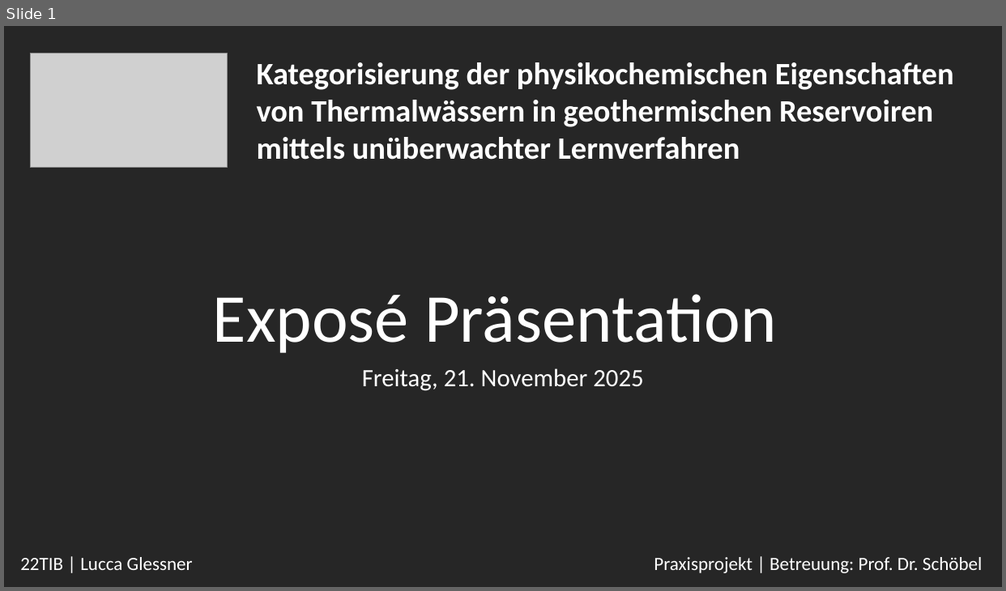
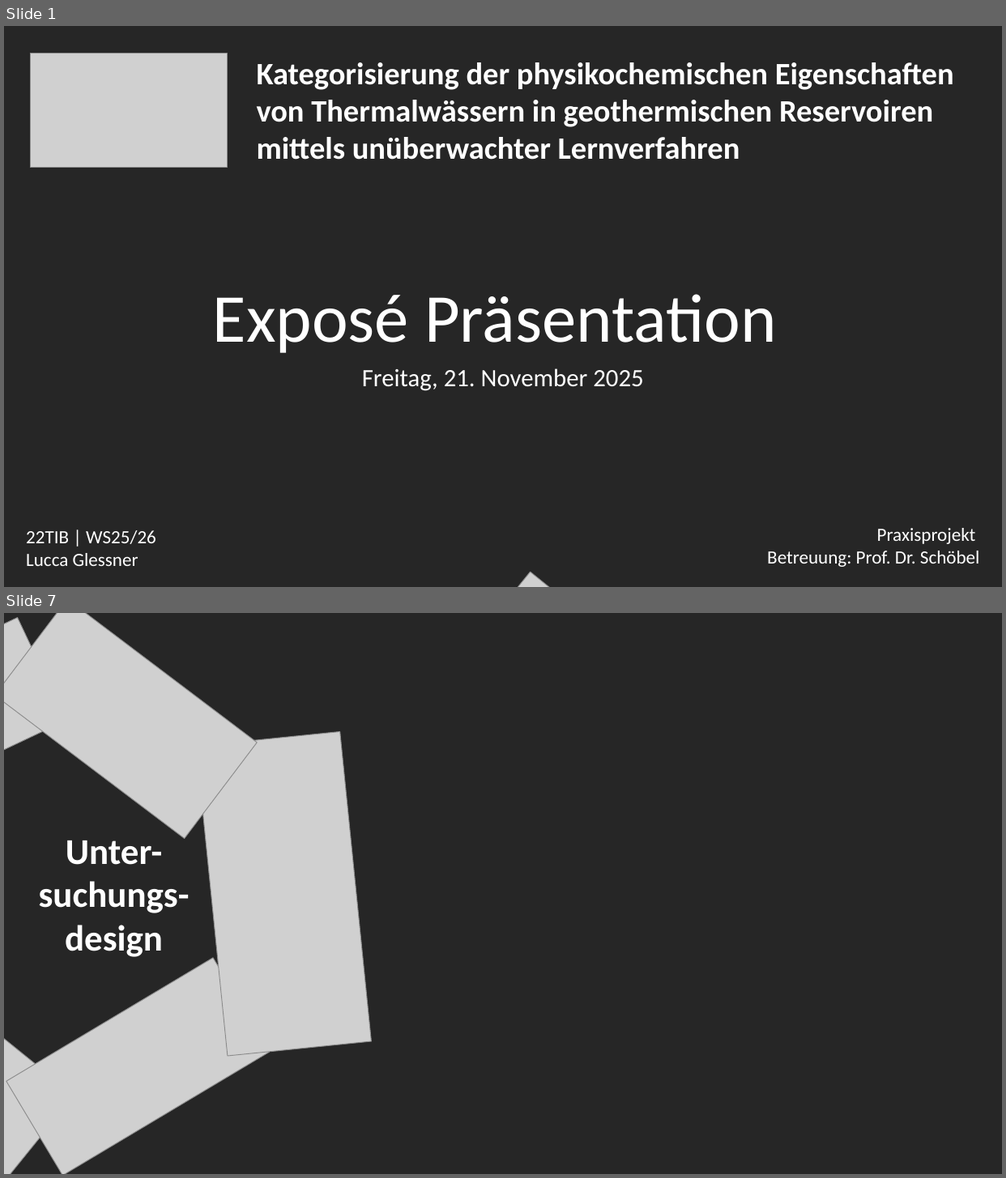
Before and after one commit to luccaglessner/Abschlussarbeit, a slide deck: Abschlussarbeit Bearbeitung/Exposé Praxisprojekt/Präsentation_Exposé_Praxisprojekt.pptx. Shown one above the other, each under a label of ours: slide 1 before the commit, slides 1 and 7 after it; the slides between them are not shown. The pictures are 1006x591 and 1006x1178 pixels, drawn with LibreOffice and Linux fonts; fonts in the diff are those of the drawing; grey boxes stand for pictures; background and template pictures are left out. Boxes give left, top, right and bottom in pixels: in the first picture for what was removed or moved away, otherwise in the second. Text is boxed around its words. In the diff, an @@ line names an element or a change of style, - is before the commit and + after.

Commit message:
Edited and changed design to Power Point presentation and changed Python code

```diff
--- a/Abschlussarbeit Bearbeitung/Exposé Praxisprojekt/Präsentation_Exposé_Praxisprojekt.pptx
+++ b/Abschlussarbeit Bearbeitung/Exposé Praxisprojekt/Präsentation_Exposé_Praxisprojekt.pptx
@@ slide 7 added at (4, 613, 1002, 1174), background #262626 @@
@@ picture added at (4, 617, 66, 826) @@
@@ picture added at (4, 613, 257, 839) @@
@@ picture added at (196, 731, 371, 1056) @@
@@ text added at (39, 841, 189, 957), 35 pt, text #FFFFFF, bold @@
+Unter-
+suchungs-
+design
@@ picture added at (4, 943, 74, 1174) @@
@@ picture added at (6, 958, 270, 1174) @@
@@ slide 1 changed as well @@
@@ text at (26, 531, 156, 566): text changed @@
-22TIB | Lucca Glessner
+22TIB | WS25/26
+Lucca Glessner
@@ text at (767, 528, 980, 567): text changed @@
-Praxisprojekt | Betreuung: Prof. Dr. Schöbel
+Praxisprojekt
+Betreuung: Prof. Dr. Schöbel
@@ picture added at (453, 572, 718, 587) @@
```
Also in this commit, not shown: 7 other slides added, 1 slide removed, 2 other files.
